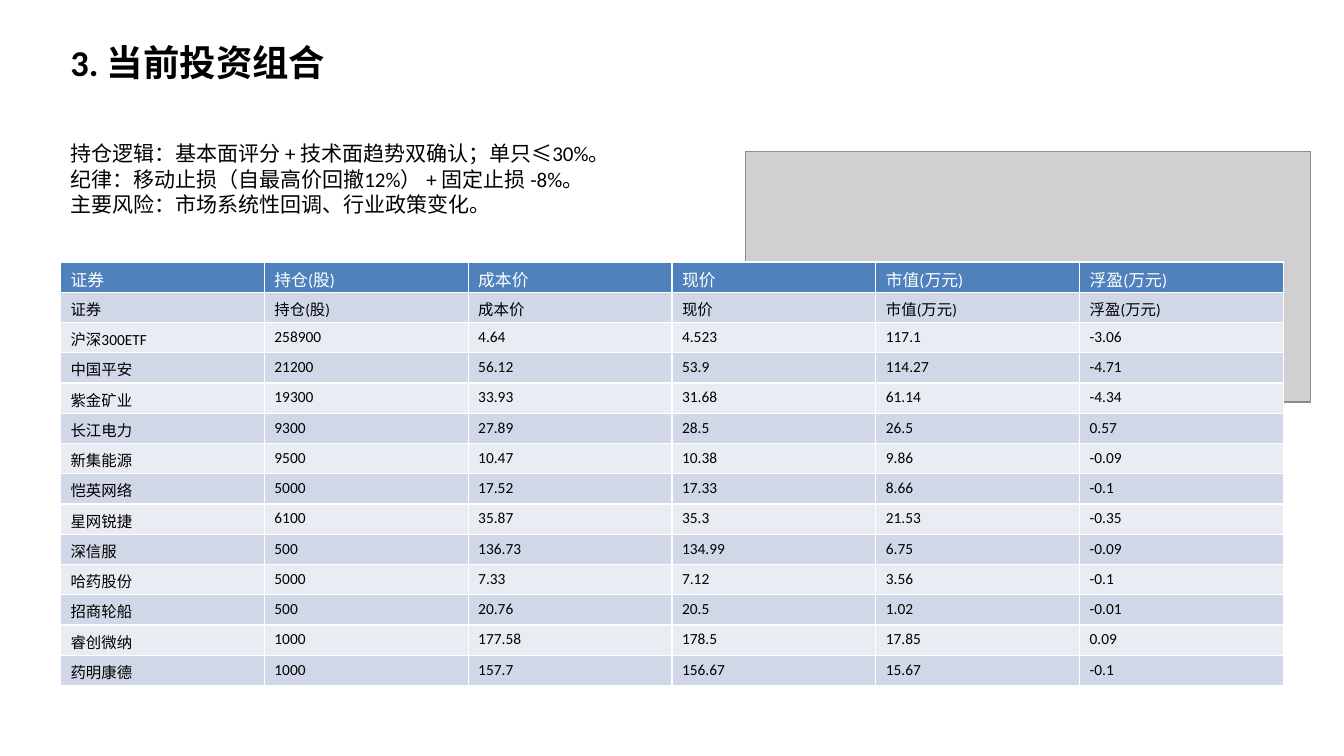
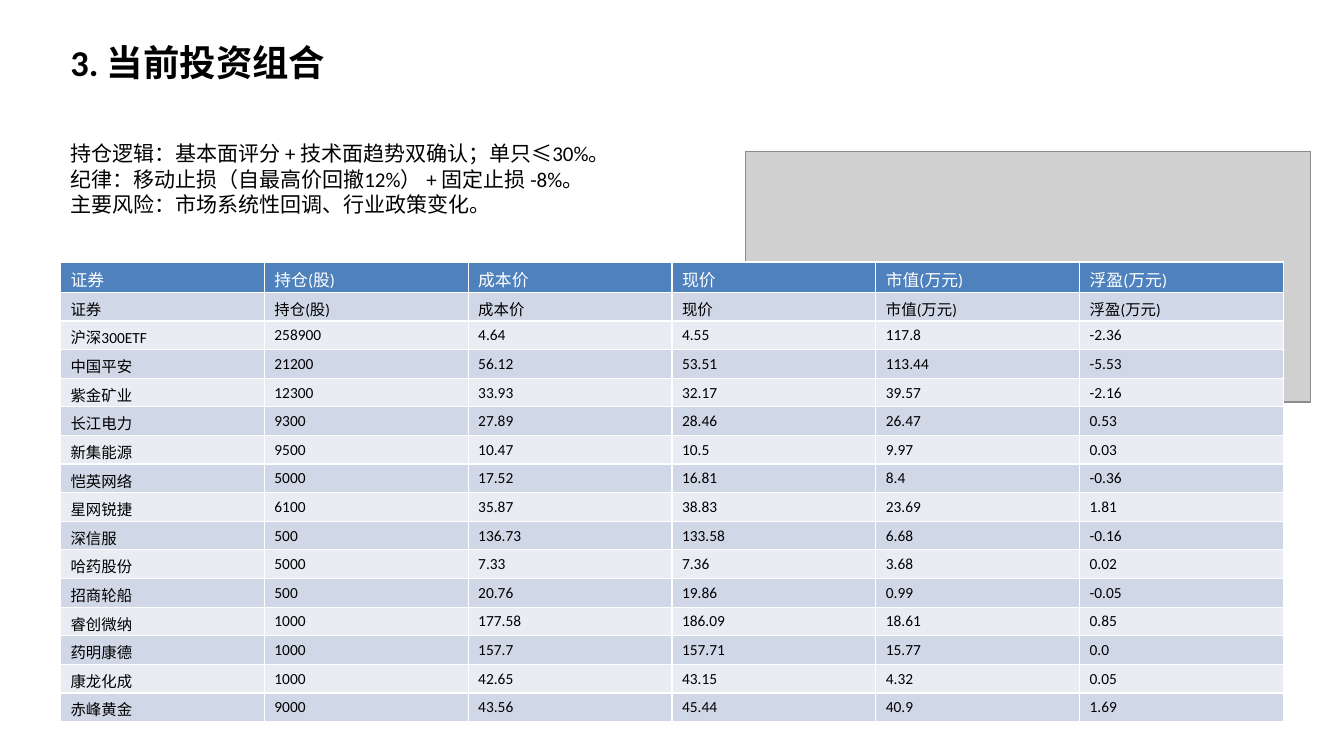
Before and after one commit to Albertdev12/pbl-workflow, a slide deck: slide 4 of outputs/12_中期路演.pptx. Drawn at 1344x756 pixels with LibreOffice and Linux fonts; fonts in the diff are those of the drawing; grey boxes stand for pictures. Boxes give left, top, right and bottom in pixels: in the first picture for what was removed or moved away, otherwise in the second. Text is boxed around its words. In the diff, an @@ line names an element or a change of style, - is before the commit and + after.

```diff
--- a/outputs/12_中期路演.pptx
+++ b/outputs/12_中期路演.pptx
@@ table at [60, 262, 1282, 721] @@
-row 3: 沪深300ETF | 258900 | 4.64 | 4.523 | 117.1 | -3.06
-row 4: 中国平安 | 21200 | 56.12 | 53.9 | 114.27 | -4.71
-row 5: 紫金矿业 | 19300 | 33.93 | 31.68 | 61.14 | -4.34
-row 6: 长江电力 | 9300 | 27.89 | 28.5 | 26.5 | 0.57
-row 7: 新集能源 | 9500 | 10.47 | 10.38 | 9.86 | -0.09
-row 8: 恺英网络 | 5000 | 17.52 | 17.33 | 8.66 | -0.1
-row 9: 星网锐捷 | 6100 | 35.87 | 35.3 | 21.53 | -0.35
-row 10: 深信服 | 500 | 136.73 | 134.99 | 6.75 | -0.09
-row 11: 哈药股份 | 5000 | 7.33 | 7.12 | 3.56 | -0.1
-row 12: 招商轮船 | 500 | 20.76 | 20.5 | 1.02 | -0.01
-row 13: 睿创微纳 | 1000 | 177.58 | 178.5 | 17.85 | 0.09
-row 14: 药明康德 | 1000 | 157.7 | 156.67 | 15.67 | -0.1
+row 3: 沪深300ETF | 258900 | 4.64 | 4.55 | 117.8 | -2.36
+row 4: 中国平安 | 21200 | 56.12 | 53.51 | 113.44 | -5.53
+row 5: 紫金矿业 | 12300 | 33.93 | 32.17 | 39.57 | -2.16
+row 6: 长江电力 | 9300 | 27.89 | 28.46 | 26.47 | 0.53
+row 7: 新集能源 | 9500 | 10.47 | 10.5 | 9.97 | 0.03
+row 8: 恺英网络 | 5000 | 17.52 | 16.81 | 8.4 | -0.36
+row 9: 星网锐捷 | 6100 | 35.87 | 38.83 | 23.69 | 1.81
+row 10: 深信服 | 500 | 136.73 | 133.58 | 6.68 | -0.16
+row 11: 哈药股份 | 5000 | 7.33 | 7.36 | 3.68 | 0.02
+row 12: 招商轮船 | 500 | 20.76 | 19.86 | 0.99 | -0.05
+row 13: 睿创微纳 | 1000 | 177.58 | 186.09 | 18.61 | 0.85
+row 14: 药明康德 | 1000 | 157.7 | 157.71 | 15.77 | 0.0
+row 15: 康龙化成 | 1000 | 42.65 | 43.15 | 4.32 | 0.05
+row 16: 赤峰黄金 | 9000 | 43.56 | 45.44 | 40.9 | 1.69
```
Also in this commit, not shown: 2 other slides changed, 58 other files.
